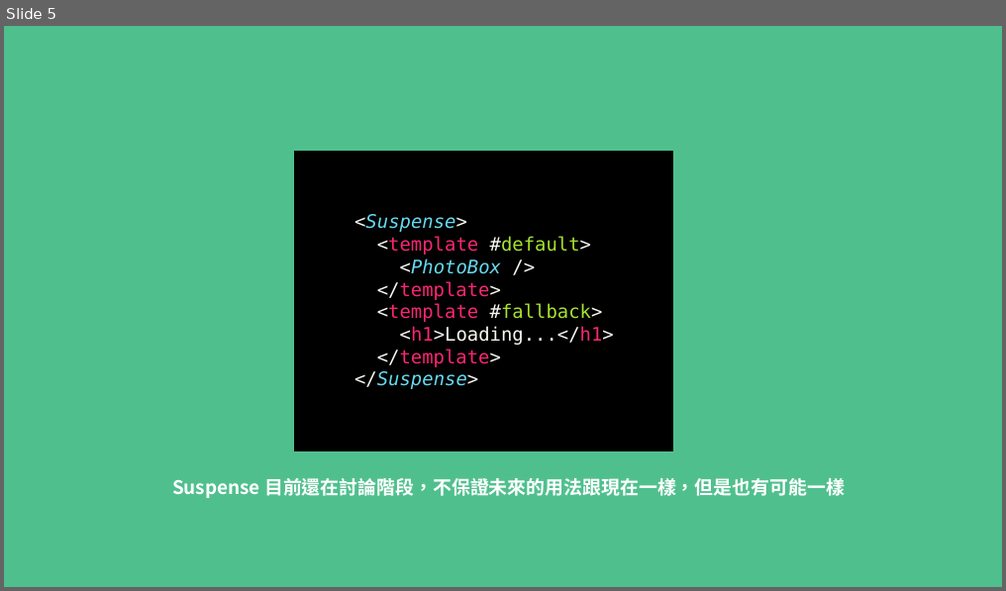
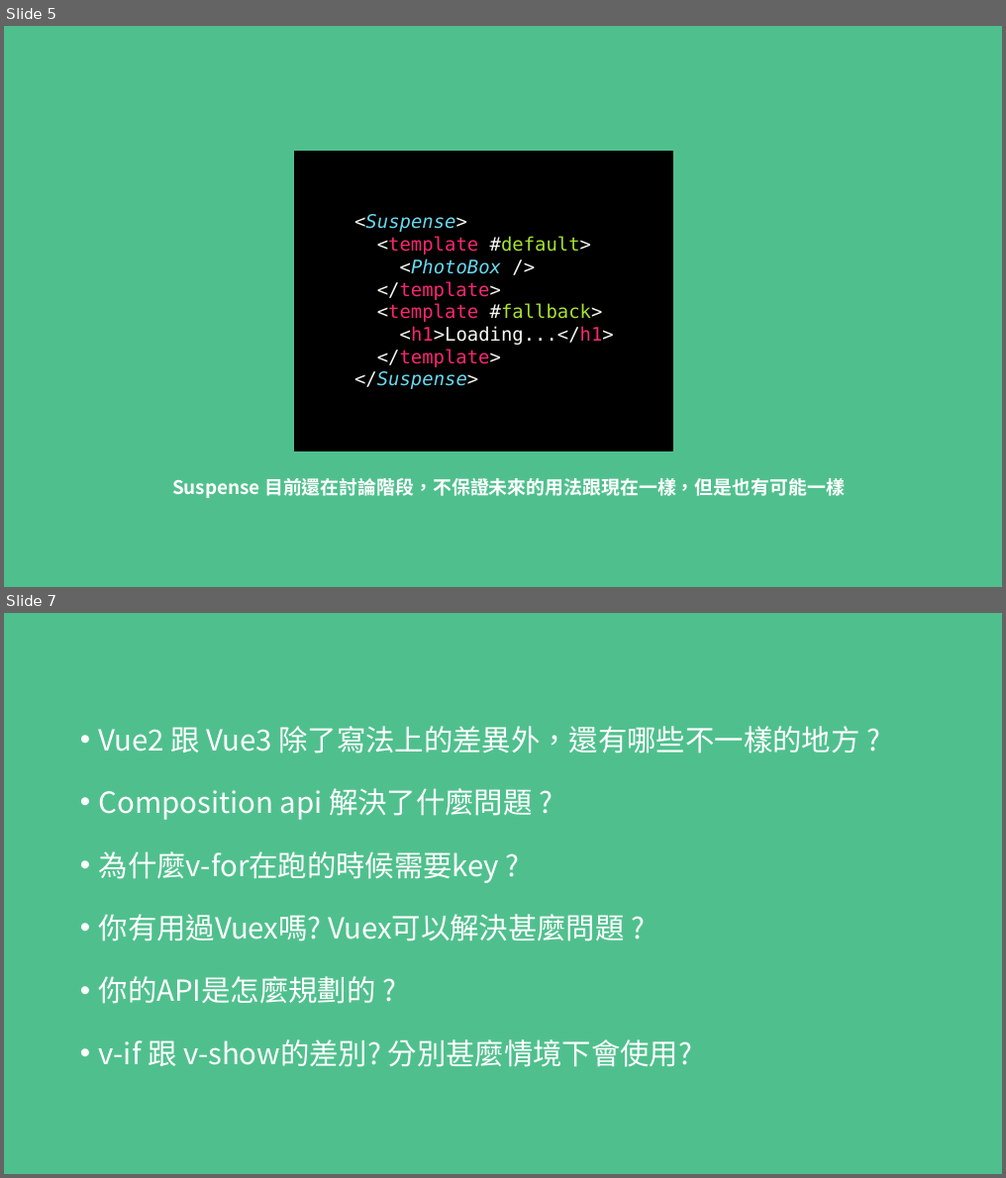
Before and after one commit to MikeOnlineCourse/Vue3_Course_Recharge_Example, a slide deck: Recharge.pptx. Shown one above the other, each under a label of ours: slide 5 before the commit, slides 5 and 7 after it; the slides between them are not shown. The pictures are 1006x591 and 1006x1178 pixels, drawn with LibreOffice and Linux fonts; fonts in the diff are those of the drawing. Boxes give left, top, right and bottom in pixels: in the first picture for what was removed or moved away, otherwise in the second. Text is boxed around its words. In the diff, an @@ line names an element or a change of style, - is before the commit and + after.

```diff
--- a/Recharge.pptx
+++ b/Recharge.pptx
@@ slide 7 added at bbox=[4, 613, 1002, 1174], background #4FC08D @@
@@ text added at bbox=[99, 726, 859, 1067], 28 pt, text #FFFFFF @@
+• Vue2 跟 Vue3 除了寫法上的差異外，還有哪些不一樣的地方 ?
+• Composition api 解決了什麼問題 ?
+• 為什麼v-for在跑的時候需要key ?
+• 你有用過Vuex嗎? Vuex可以解決甚麼問題 ?
+• 你的API是怎麼規劃的 ?
+• v-if 跟 v-show的差別? 分別甚麼情境下會使用?
```
Also in this commit, not shown: 1 other slide added.
